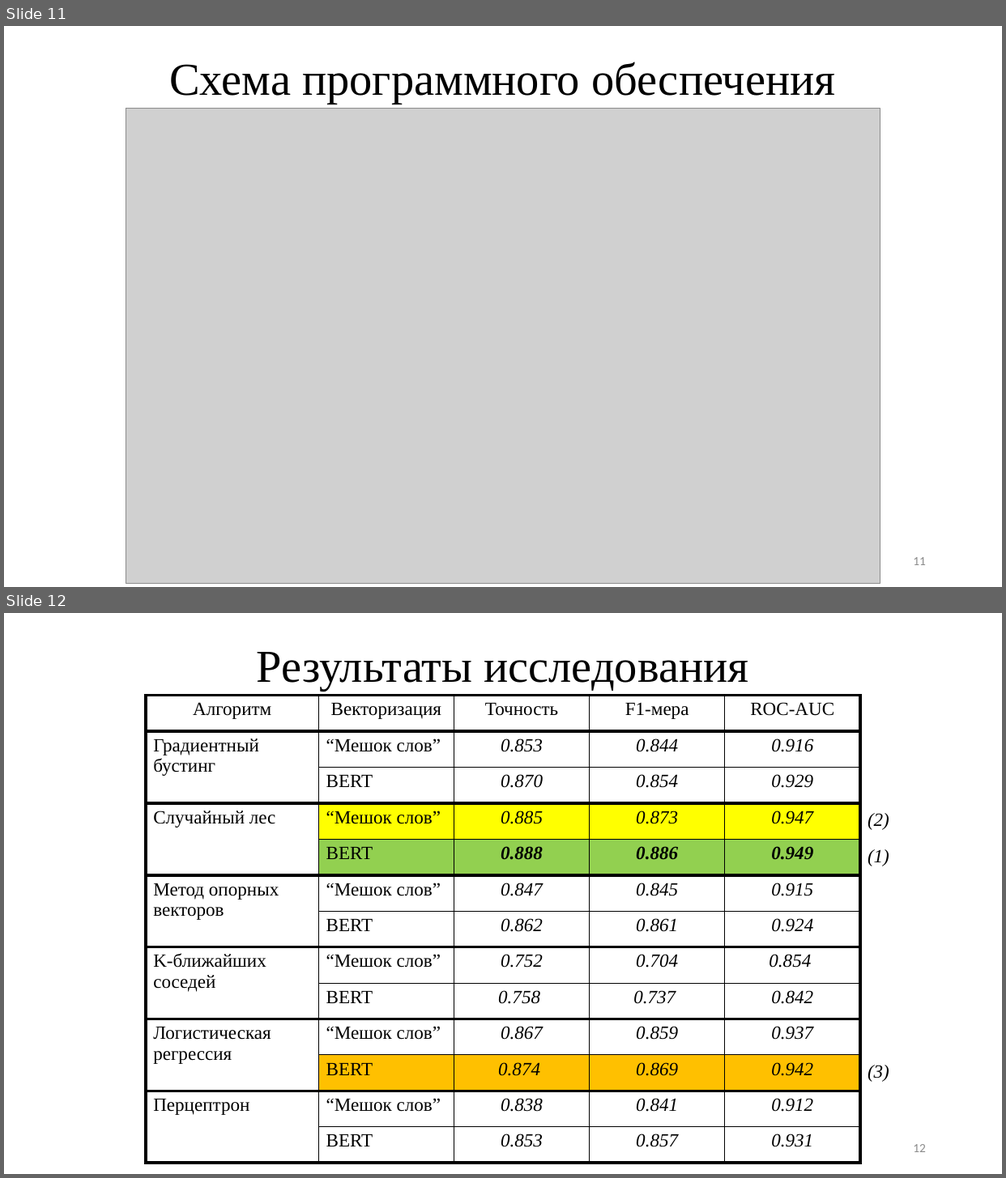
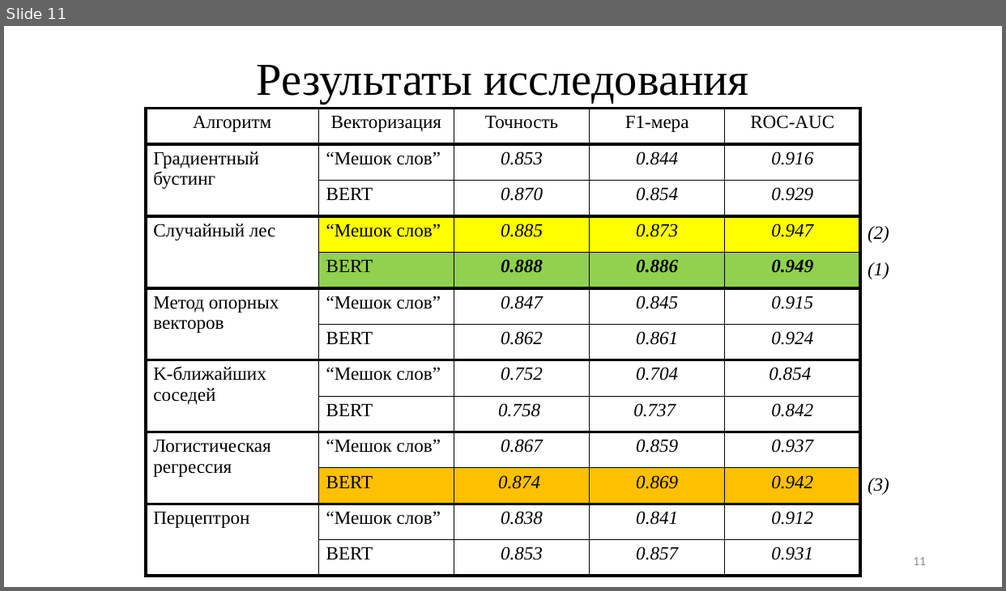
Before and after one commit to TheSawIsTheLaw/iWannaKillMyself, a slide deck: iWannaNote/iHatePresentations/presentation.pptx. Shown one above the other, each under a label of ours: slides 11 and 12 before the commit, slide 11 after it. The pictures are 1006x1178 and 1006x591 pixels, drawn with LibreOffice and Linux fonts; fonts in the diff are those of the drawing; grey boxes stand for pictures. Boxes give left, top, right and bottom in pixels: in the first picture for what was removed or moved away, otherwise in the second. Text is boxed around its words. In the diff, an @@ line names an element or a change of style, - is before the commit and + after.

Commit message:
FIX: preprepreprepresentation

```diff
--- a/iWannaNote/iHatePresentations/presentation.pptx
+++ b/iWannaNote/iHatePresentations/presentation.pptx
@@ slide 11 removed at (4,26,1002,587), background #FFFFFF @@
@@ title removed at (169,62,835,104) @@
-Схема программного обеспечения
@@ picture removed at (126,109,880,584) @@
@@ page number removed at (913,557,926,565) @@
-11
@@ what was slide 12 is now slide 11 @@
@@ page number at (913,557,926,565): text changed @@
-12
+11
```
